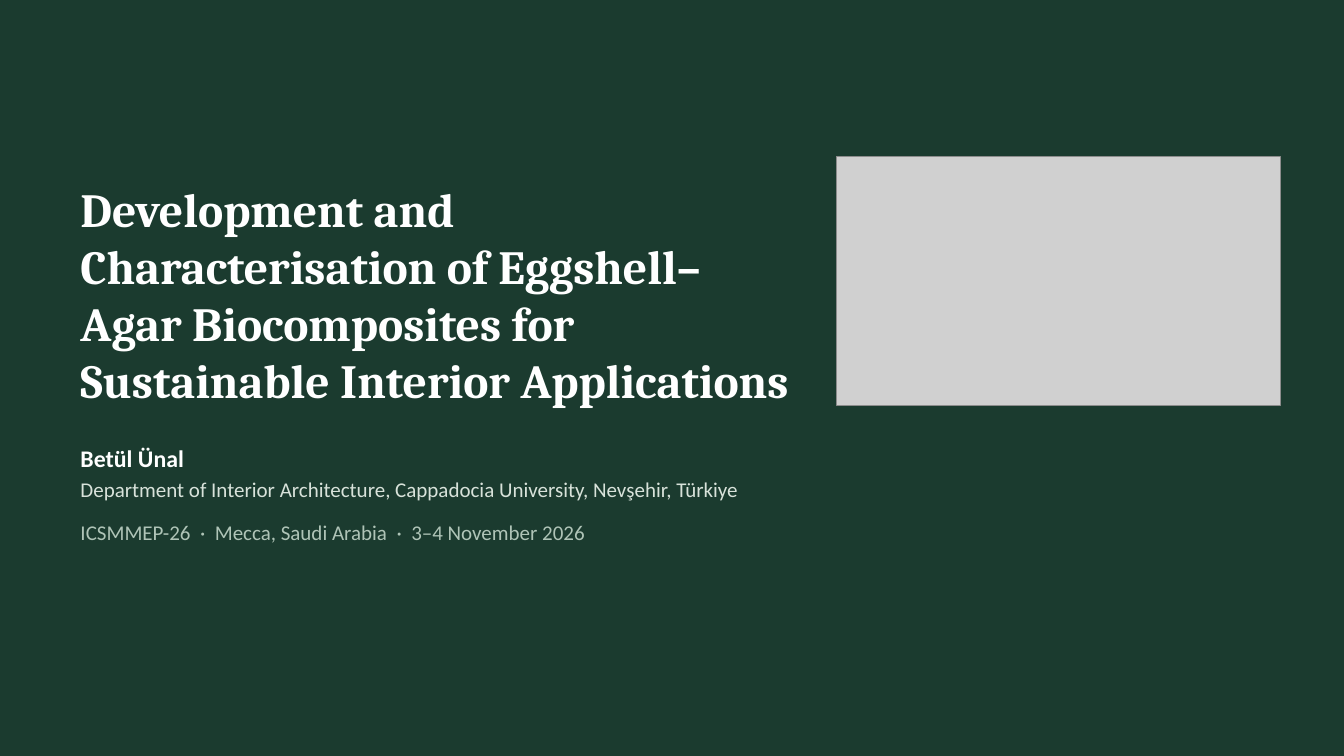
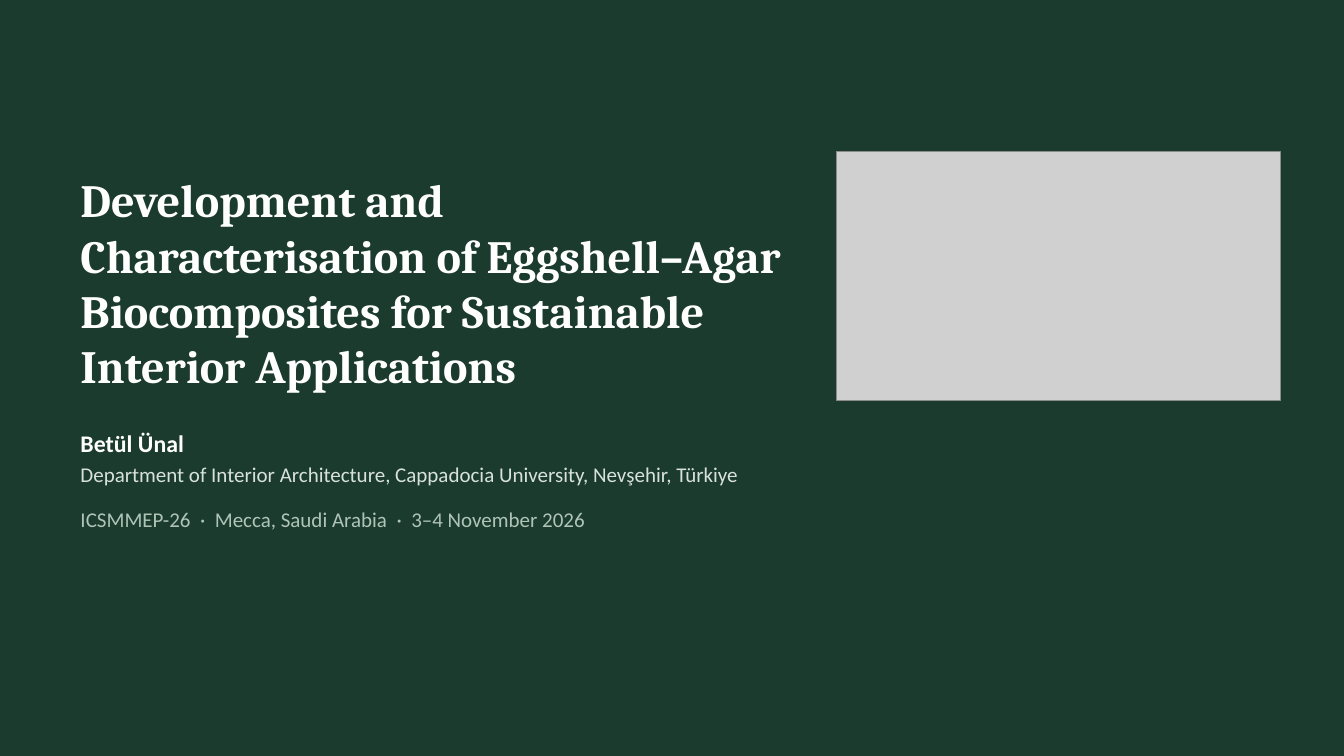
Before and after one commit to bunal91/sanat-ve-mekan, a slide deck: slide 1 of konferans-bildirisi/06-sunum/ICSMMEP26_Presentation_Unal.pptx. Drawn at 1344x756 pixels with LibreOffice and Linux fonts; fonts in the diff are those of the drawing; grey boxes stand for pictures. Boxes give left, top, right and bottom in pixels: in the first picture for what was removed or moved away, otherwise in the second. Text is boxed around its words. In the diff, an @@ line names an element or a change of style, - is before the commit and + after.

```diff
--- a/konferans-bildirisi/06-sunum/ICSMMEP26_Presentation_Unal.pptx
+++ b/konferans-bildirisi/06-sunum/ICSMMEP26_Presentation_Unal.pptx
@@ title "Development and Characterisation of Eggshell–Agar ..." at (x1=80, y1=185, x2=781, y2=393): size 34 to 33 pt @@
@@ picture moved from (x1=837, y1=156, x2=1280, y2=405) to (x1=837, y1=151, x2=1280, y2=400) @@
@@ text "Betül Ünal" moved from (x1=80, y1=447, x2=737, y2=543) to (x1=80, y1=432, x2=737, y2=530) @@
```
Also in this commit, not shown: 3 other slides changed, 17 slides added, 13 slides removed, 4 other files.
